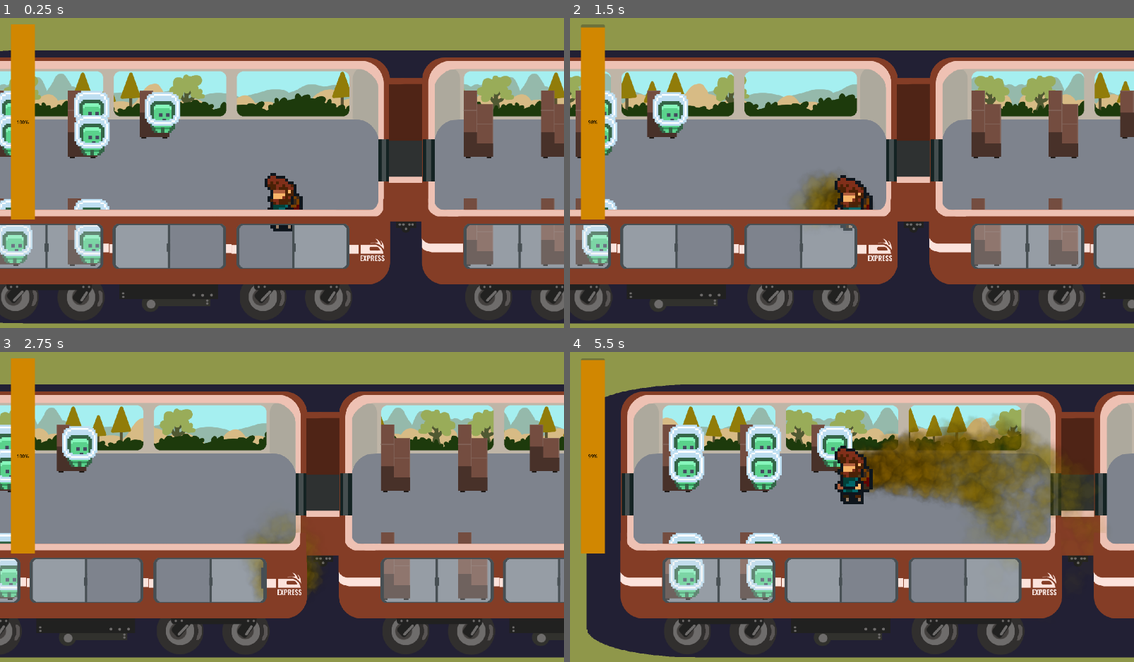
Above: before the commit, frames 1-4 (two rows, left to right).
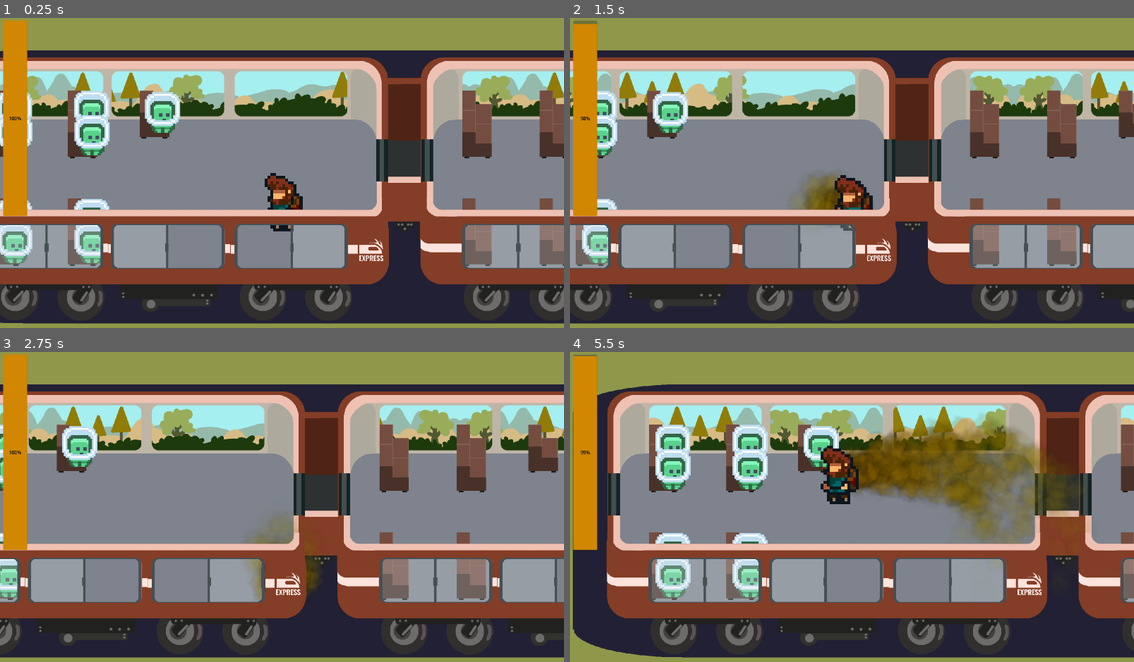
Above: after the commit, the same moments.

Repository: caiotava/Fart-Ninja
Game: Godot game, scene res://main.tscn
Two runs of this game, one before a commit and one after it. Both use one fixed random seed, a clock stepped at 60 frames per second and the inputs below. Sound files missing from this copy of the repository are replaced by a short silence.
Inputs:
- Up to frame 1 (0.25 s): no input
- Up to frame 2 (1.5 s): tap Enter at 0.5 s; hold Right (player_right) 0.53-1.28 s; hold Space (keep) 0.53-1.28 s; hold Down (player_down) from 1.28 s (still down); tap Space (keep) at 1.35 s
- Up to frame 3 (2.75 s): release Down (player_down) at 2.03 s; hold Right (player_right) from 2.03 s (still down); hold Space (keep) from 2.03 s (still down)
- Up to frame 4 (5.5 s): release Right (player_right) at 2.78 s; release Space (keep) at 2.78 s; hold Up (player_up) 2.78-3.53 s; tap Space (keep) at 2.85, 4.35 s; hold Space (keep) 3.53-4.28 s; hold Left (player_left) 3.53-5.03 s; hold Down (player_down) from 5.03 s (still down); hold Space (keep) from 5.03 s (still down)

The runs differ from the first frame. In frame 1, 5.1% of the frame differs, in the area x 0-100%, y 0-95%; in frame 2, 5.9%; in frame 3, 6.0%; in frame 4, 32%, in the area x 0-100%, y 0-99%.

Commit message:
fix: train carriages position

Diff:
--- a/train/carriage.tscn
+++ b/train/carriage.tscn
@@ -29,7 +29,7 @@
 [node name="Camera2D" type="Camera2D" parent="."]
 position = Vector2(1461, 628)
 scale = Vector2(10, 10)
-limit_left = 0
+limit_left = 200
 limit_top = 0
 limit_right = 111950
 limit_bottom = 600
@@ -111,10 +111,10 @@
 [node name="UI" type="CanvasLayer" parent="."]
 
 [node name="FartBar" parent="UI" instance=ExtResource("8_1o8v0")]
-offset_left = 37.0
-offset_top = 22.0
-offset_right = 119.0
-offset_bottom = 688.0
+offset_left = 11.0
+offset_top = 9.0
+offset_right = 93.0
+offset_bottom = 675.0
 fill_mode = 3
 
 [node name="FullReleasePop" type="AudioStreamPlayer2D" parent="UI/FartBar"]
@@ -133,12 +133,12 @@
 main_camera = NodePath("../../Camera2D")
 
 [node name="Carriage02" parent="Carriages" node_paths=PackedStringArray("next_carriage", "main_camera") instance=ExtResource("13_mtb4j")]
-position = Vector2(1523, 0)
+position = Vector2(1518, 0)
 next_carriage = NodePath("../Carriage03")
 main_camera = NodePath("../../Camera2D")
 
 [node name="Carriage03" parent="Carriages" instance=ExtResource("13_xaufx")]
-position = Vector2(3134, 0)
+position = Vector2(3124, 0)
 
 [node name="Soundtrack" type="AudioStreamPlayer2D" parent="."]
 stream = ExtResource("11_6welp")
--- a/train/carriage_base.tscn
+++ b/train/carriage_base.tscn
@@ -48,7 +48,7 @@
 
 [node name="CarriageBackgroundMiddle" type="Sprite2D" parent="CarriageBackground"]
 visibility_layer = 63
-position = Vector2(801, 135)
+position = Vector2(794, 135)
 texture = ExtResource("1_o0fjw")
 centered = false
 region_enabled = true
@@ -56,7 +56,7 @@
 
 [node name="CarriageBackgroundRight" type="Sprite2D" parent="CarriageBackground"]
 visibility_layer = 63
-position = Vector2(1217, 135)
+position = Vector2(1210, 135)
 texture = ExtResource("1_o0fjw")
 centered = false
 region_enabled = true
@@ -74,7 +74,7 @@
 [node name="WallBottomMiddle" type="Sprite2D" parent="CarriageBackground"]
 visibility_layer = 2
 z_index = 20
-position = Vector2(801, 655)
+position = Vector2(797, 655)
 texture = ExtResource("1_o0fjw")
 centered = false
 region_enabled = true
@@ -83,7 +83,7 @@
 [node name="WallBottomRight" type="Sprite2D" parent="CarriageBackground"]
 visibility_layer = 2
 z_index = 20
-position = Vector2(1217, 616)
+position = Vector2(1213, 616)
 texture = ExtResource("1_o0fjw")
 centered = false
 region_enabled = true
@@ -100,7 +100,7 @@
 [node name="CarriageConnection" type="Node2D" parent="CarriageBackground"]
 
 [node name="Sprite2D" type="Sprite2D" parent="CarriageBackground/CarriageConnection"]
-position = Vector2(1810, 469)
+position = Vector2(1806, 469)
 texture = ExtResource("1_o0fjw")
 region_enabled = true
 region_rect = Rect2(1808, 1099, 112, 530)
@@ -208,7 +208,7 @@
 
 [node name="WindowMiddle" type="Sprite2D" parent="CarriageBackground/Windows"]
 z_index = 20
-position = Vector2(1005.5, 779)
+position = Vector2(999.5, 779)
 scale = Vector2(1.04032, 1.04)
 texture = ExtResource("1_o0fjw")
 region_enabled = true
@@ -216,7 +216,7 @@
 
 [node name="WindowRight" type="Sprite2D" parent="CarriageBackground/Windows"]
 z_index = 20
-position = Vector2(1426.5, 779)
+position = Vector2(1420.5, 779)
 scale = Vector2(1.03495, 1.04)
 texture = ExtResource("1_o0fjw")
 region_enabled = true
